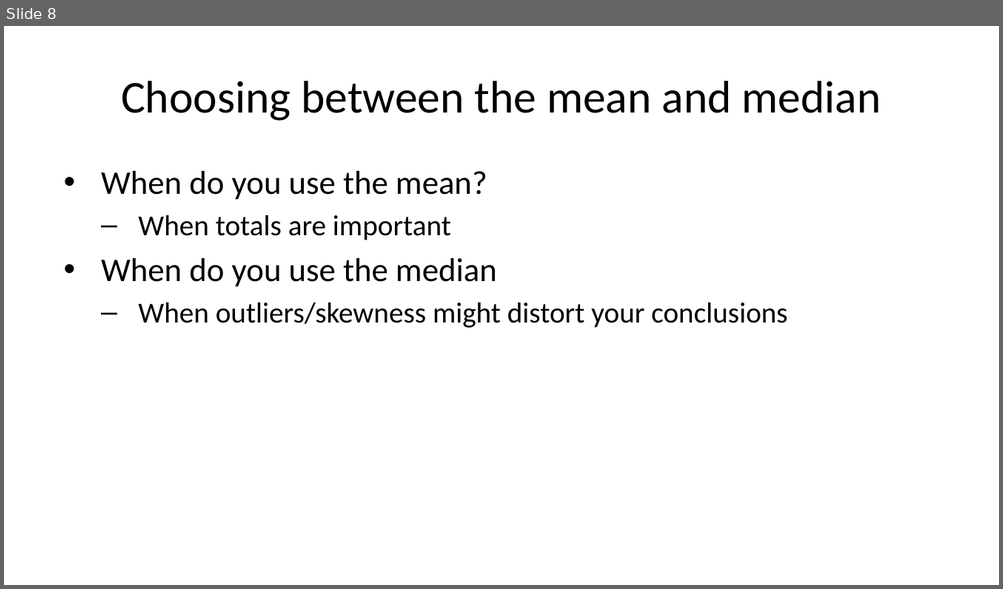
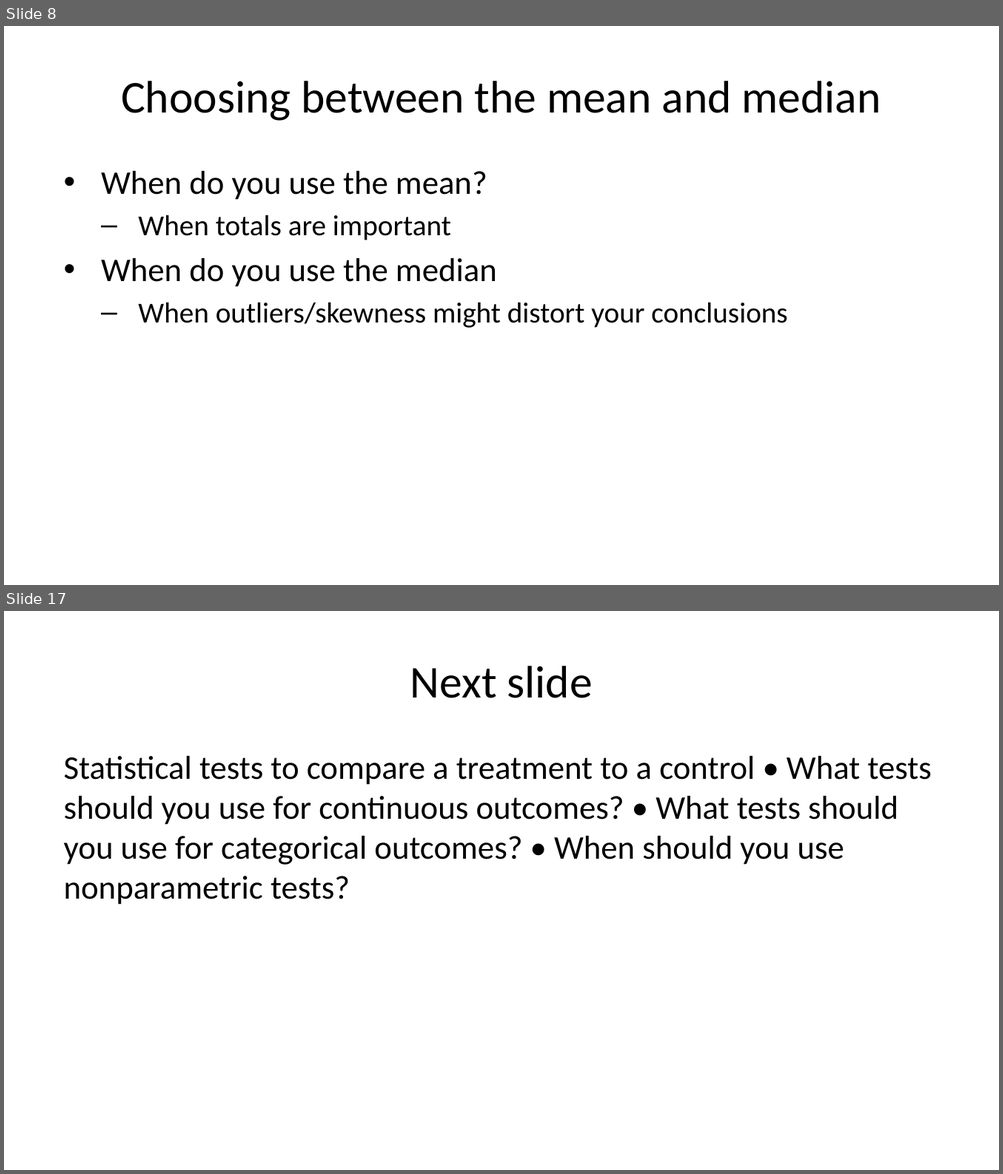
Before and after one commit to pmean/talks, a slide deck: clinical-statistics/day-one.pptx. Shown one above the other, each under a label of ours: slide 8 before the commit, slides 8 and 17 after it; the slides between them are not shown. The pictures are 1003x589 and 1003x1174 pixels, drawn with LibreOffice and Linux fonts; fonts in the diff are those of the drawing. Boxes give left, top, right and bottom in pixels: in the first picture for what was removed or moved away, otherwise in the second. Text is boxed around its words. In the diff, an @@ line names an element or a change of style, - is before the commit and + after.

```diff
--- a/clinical-statistics/day-one.pptx
+++ b/clinical-statistics/day-one.pptx
@@ slide 17 added at [4, 611, 999, 1170], background #FFFFFF @@
@@ title added at [410, 666, 592, 698], 33 pt, text #000000 @@
+Next slide
@@ text added at [64, 756, 931, 905], 24 pt, text #000000 @@
+Statistical tests to compare a treatment to a control • What tests should you use for continuous outcomes? • What tests should you use for categorical outcomes? • When should you use nonparametric tests?
```
Also in this commit, not shown: 8 other slides added, 3 other files.
